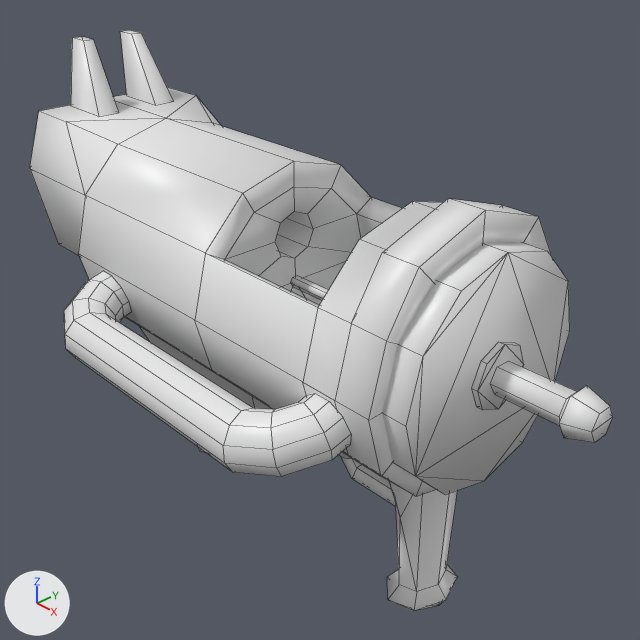
The Blender file models/Hellblazer.blend: old version first, new version second.
Rendered twice from a 50 mm camera at (5.1, -4.31, 3.06) aimed at (0.23, 0.24, -0.43). The lights are fixed; the arrows at lower left show +X, +Y and +Z. Mesh edges are drawn as thin lines.

Names of what the first picture shows: 'Hellblazer'.
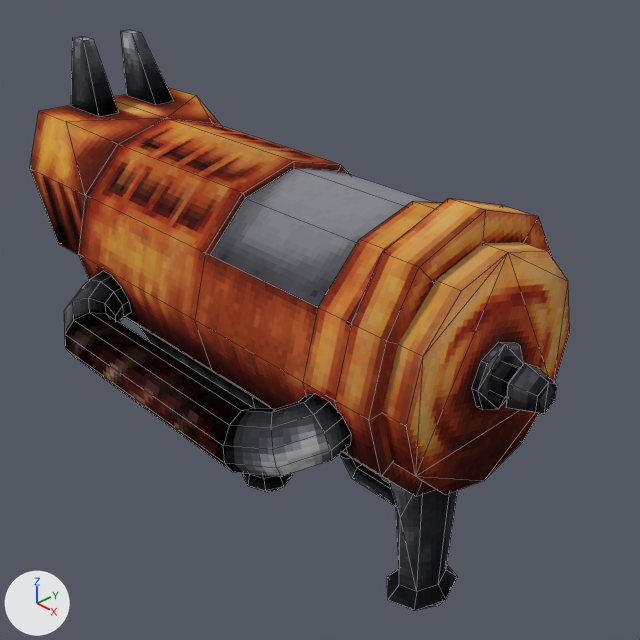
The newer file is also rescaled (x0.34), turned or shifted as a whole; pictures and numbers use the older file's frame.

What differs and where, as boxes (x1, y1, x2, y2) in the pictures (640 x 640 px; the box of a moved part takes in the faces that stretch with it):
'Hellblazer', reshaped (7% narrower): before (30, 30, 613, 610); after (30, 30, 570, 610)
part 1 of me_cube, moved or reshaped (not visible afterwards): before (291, 275, 328, 300)
part 2 of me_cube, built on: before (275, 211, 613, 507); after (210, 168, 557, 507)
part 3 of me_cube, moved or reshaped (not visible before): after (242, 473, 292, 492)
part 4 of me_cube, recoloured (white to brown): (30, 30, 570, 610) in both

The edits, one by one:
Picture 'HellblazerAmmo' (img_hellblazerammo) is new.
Picture 'Hellblazer' (img_hellblazer) is new.
Material '002_NORMAL_' (mat_002_normal) is new.
Its texture is img_hellblazerammo.
Its roughness is 0.5.
Material '001_TRANSLUCENT_' (mat_001_translucent) is new.
Its texture is img_hellblazer.
Its roughness is 0.5.
Material '000_NORMAL_' (mat_000_normal) is new.
Its texture is img_hellblazer.
Its roughness is 0.5.
me_cube is used by ob_hellblazer; location (0.0, 0.0, 0.0).
me_cube had 570 vertices, 526 faces, 2 loose edges and spanned x -3.1..3.0, y -1.58..1.58, z -2.3..1.6.
me_cube now has 835 vertices, 729 faces and spans x -3.1..2.6, y -1.58..1.58, z -2.3..1.6.
me_cube part 1: the loose piece of 12 vertices spanning x 0.2..1.1, y -0.05..0.05, z -0.04..0.04 is turned -90 degrees about the x axis through its middle, in mat_000_normal (picture img_hellblazer).
me_cube part 2: 5 vertices moved from x 1.61, y -0.06..0.06, z -1.58..-1.42 to x 1.49, y -0.06..0.06, z -1.58..-1.42; 32 vertices removed from x -0.8..3.0, y -0.2..0.2, z -0.16..0.6; 250 vertices added at x -0.5..2.6, y -0.82..0.82, z -1.39..0.95.
me_cube part 3: 32 vertices removed from x -1.24..-0.76, y -0.24..0.24, z -2.3..-1.1; 55 vertices added at x -1.35..-0.01, y -0.24..0.24, z -2.3..-1.1.
me_cube part 4: 456 faces spanning x -3.1..2.25, y -1.58..1.58, z -2.3..1.6 switch from mat_material (white #e7e7e7) to mat_000_normal (picture img_hellblazer).
me_cube now uses material mat_001_translucent (picture img_hellblazer).
me_cube now uses material mat_002_normal (picture img_hellblazerammo).
